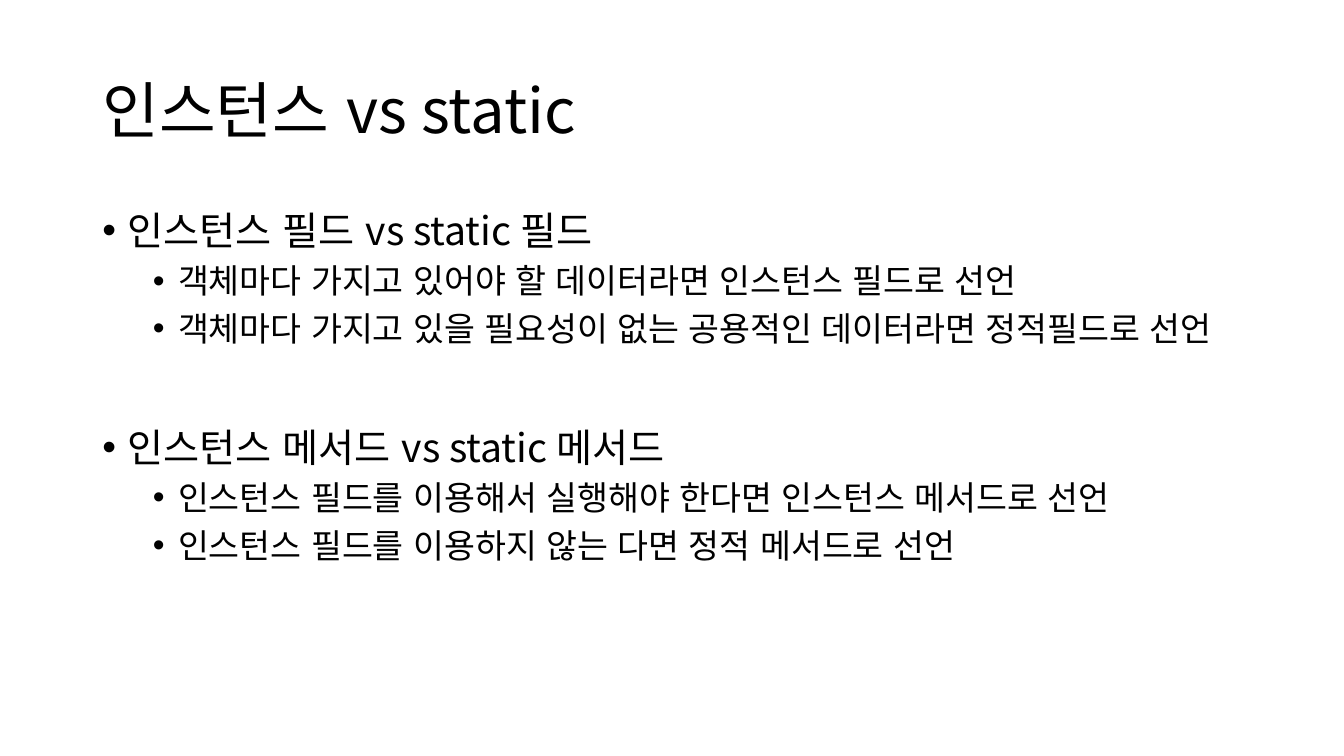
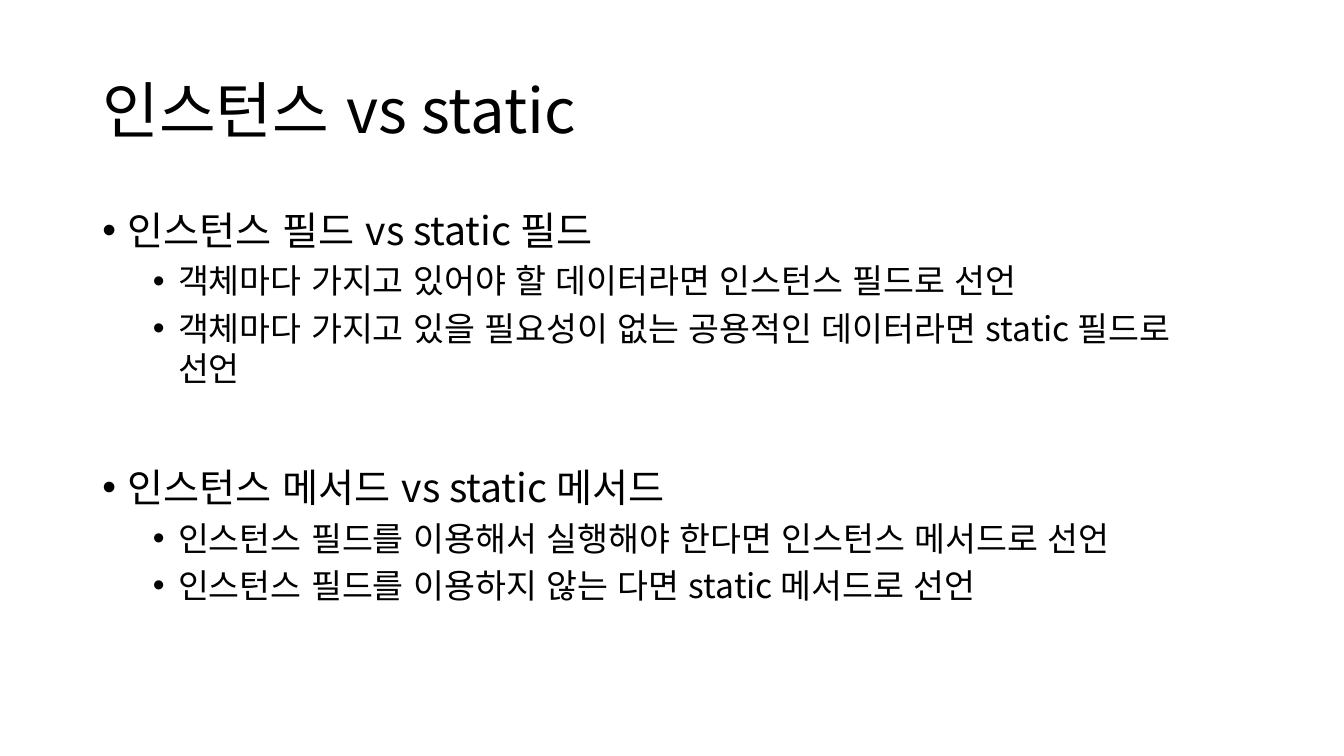
Before and after one commit to YonghoChoi/develop-note, a slide deck: slide 61 of ppt/객체지향 기본.pptx (slide 55 before the commit). Drawn at 1344x756 pixels with LibreOffice and Linux fonts; fonts in the diff are those of the drawing. Boxes give left, top, right and bottom in pixels: in the first picture for what was removed or moved away, otherwise in the second. Text is boxed around its words. In the diff, an @@ line names an element or a change of style, - is before the commit and + after.

Commit message:
객체지향 발표 자료 보완

```diff
--- a/ppt/객체지향 기본.pptx
+++ b/ppt/객체지향 기본.pptx
@@ text at (178, 313, 1171, 383): text changed @@
-  • 객체마다 가지고 있을 필요성이 없는 공용적인 데이터라면 정적필드로 선언
+  • 객체마다 가지고 있을 필요성이 없는 공용적인 데이터라면 static 필드로 선언
@@ text at (178, 570, 976, 601): text changed @@
-  • 인스턴스 필드를 이용하지 않는 다면 정적 메서드로 선언
+  • 인스턴스 필드를 이용하지 않는 다면 static 메서드로 선언
```
Also in this commit, not shown: 16 other slides changed, 7 slides added.
